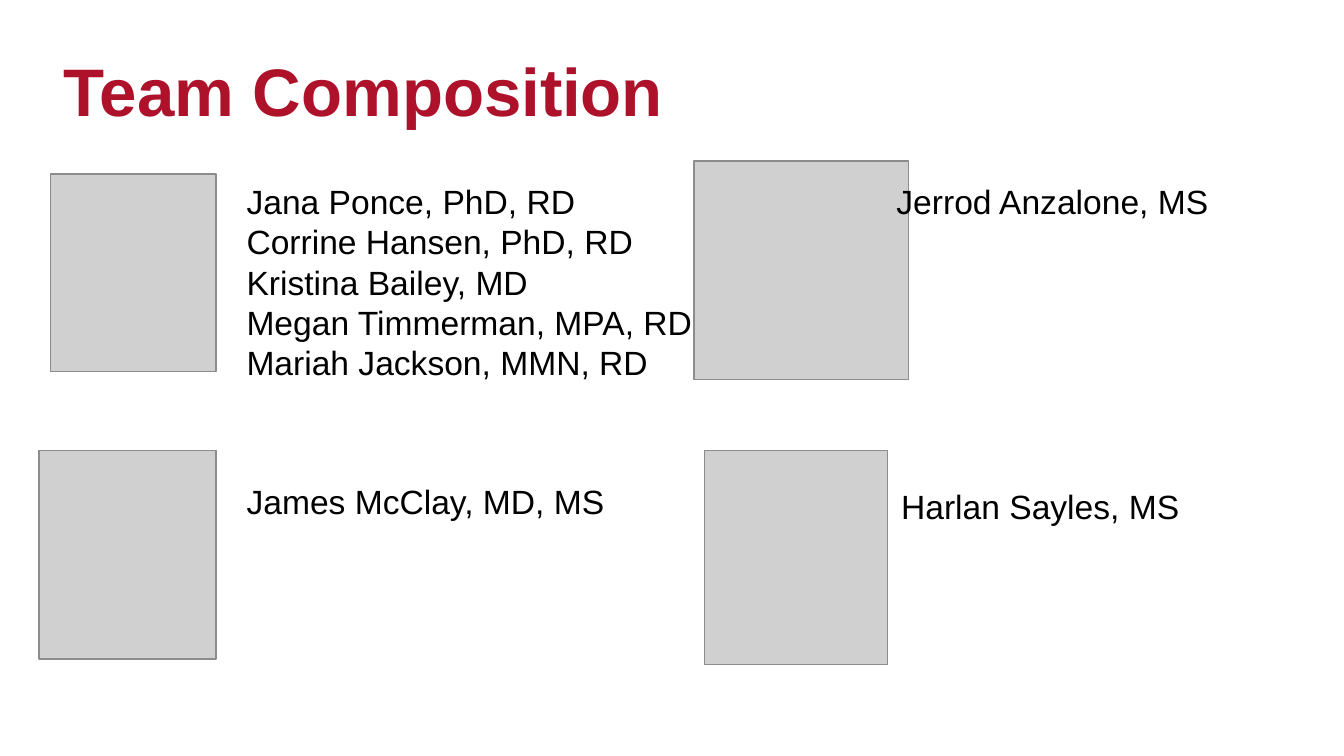
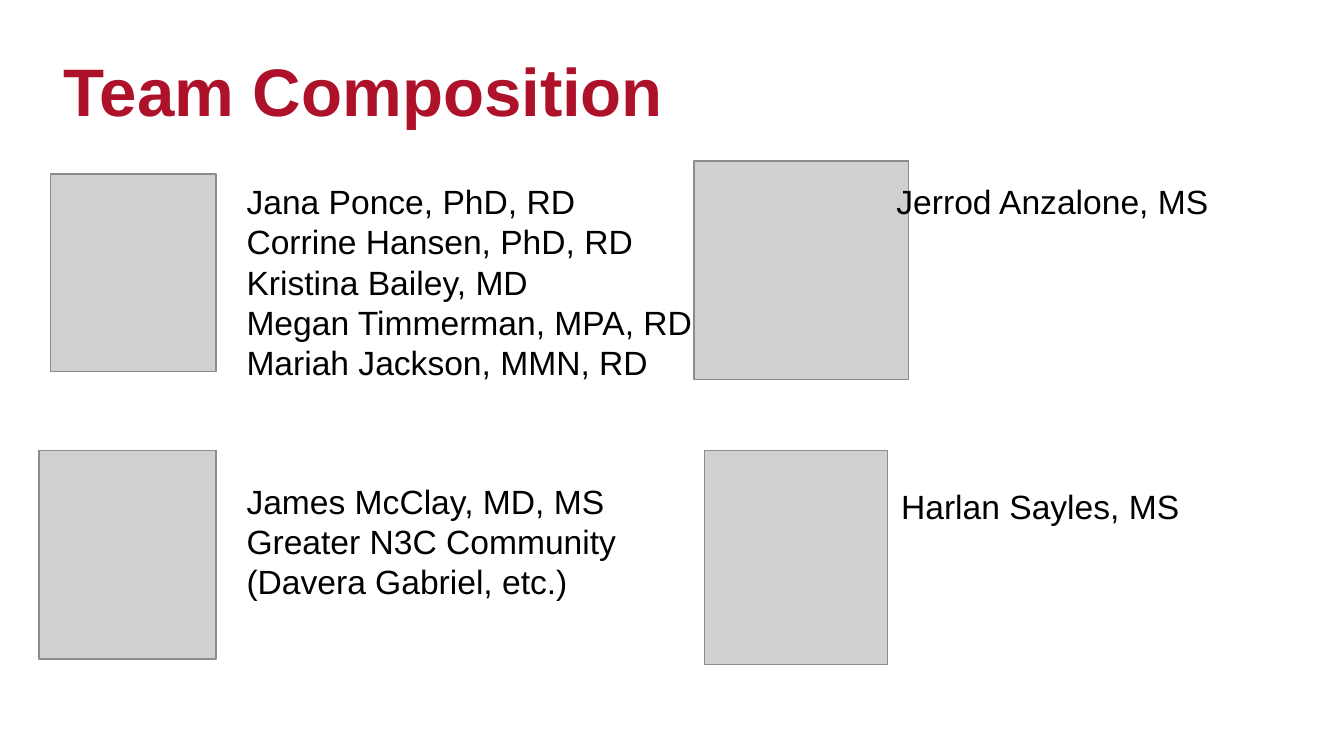
Before and after one commit to National-Clinical-Cohort-Collaborative/short-course-2022-june, a slide deck: slide 5 of lessons/session-3/Session3.pptx. Drawn at 1344x756 pixels with LibreOffice and Linux fonts; fonts in the diff are those of the drawing; grey boxes stand for pictures; background and template pictures are left out. Boxes give left, top, right and bottom in pixels: in the first picture for what was removed or moved away, otherwise in the second. Text is boxed around its words. In the diff, an @@ line names an element or a change of style, - is before the commit and + after.

```diff
--- a/lessons/session-3/Session3.pptx
+++ b/lessons/session-3/Session3.pptx
@@ text at [247, 529, 616, 600]: paragraph added @@
+Greater N3C Community (Davera Gabriel, etc.)
```
Also in this commit, not shown: 3 other slides changed, 1 slide added, 1 other file.
